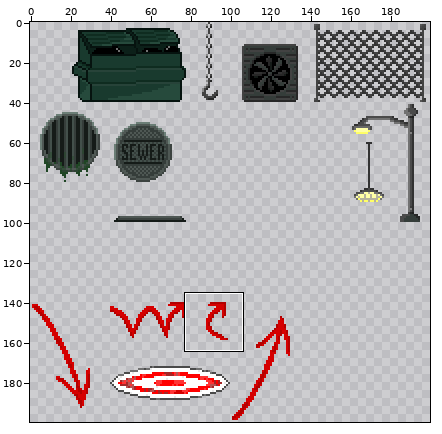
A sprite sheet gets an edit: assets/images/tilesdetail.png. The first picture is a wide view before the edit; the outline marks the close-up.
Close-up. As it was:
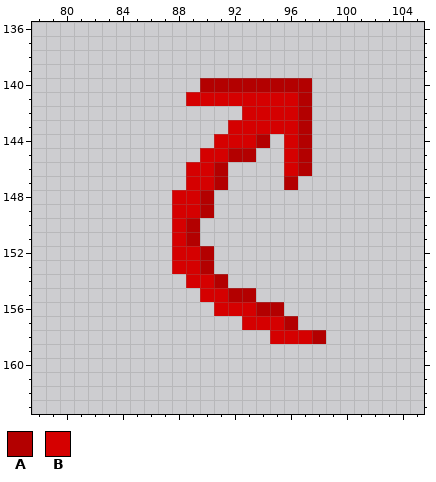
The file is 200x200 pixels. Colours within 5 levels of each other are drawn and written as one. Shown: x 78..105, y 136..163.
Palette (. is transparent): A #b30000  B #d50000
Pixels before, first column x 88:
140 ..AAAAAAAA.
141 .BBBBBBBBA.
142 .....BBBBA.
143 ....BBBBBA.
144 ...BBBA.BA.
145 ..BBAA..BA.
146 .BBA....BA.
147 .BBA....A..
148 BBA........
149 BBA........
150 BA.........
151 BA.........
152 BBA........
153 BBA........
154 .BBA.......
155 ..BBAA.....
156 ...BBBAA...
157 .....BBBA..
158 .......BBBA
Once edited:
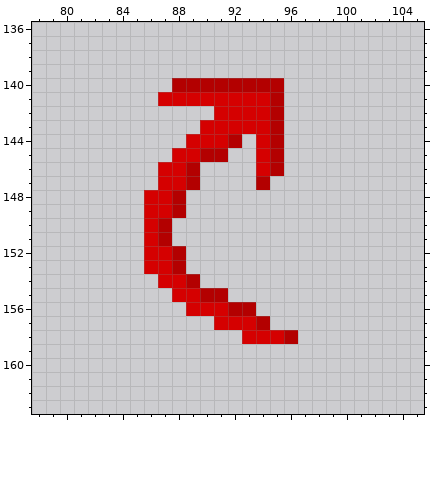
Changes in this commit:
Changed rows in their new state; - is an unchanged pixel.
first column x 86:
140 --AA------..-
141 -BB------A..-
142 -----BB--A..-
143 ----BB---A..-
144 ---BB-A.BA..-
145 --BBAA..BA..-
146 -BBA..--BA..-
147 -BBA..--A-.--
148 BBA..--------
149 BBA..--------
150 BA..---------
151 BA..---------
152 BBA..--------
153 BBA..--------
154 -BBA..-------
155 --BBAA..-----
156 ---BB-AA..---
157 -----BB-A..--
158 -------BB-A..
Where, in picture pixels (left, top, right, bottom), the same in both close-ups:
changed: (144, 78, 326, 344)
